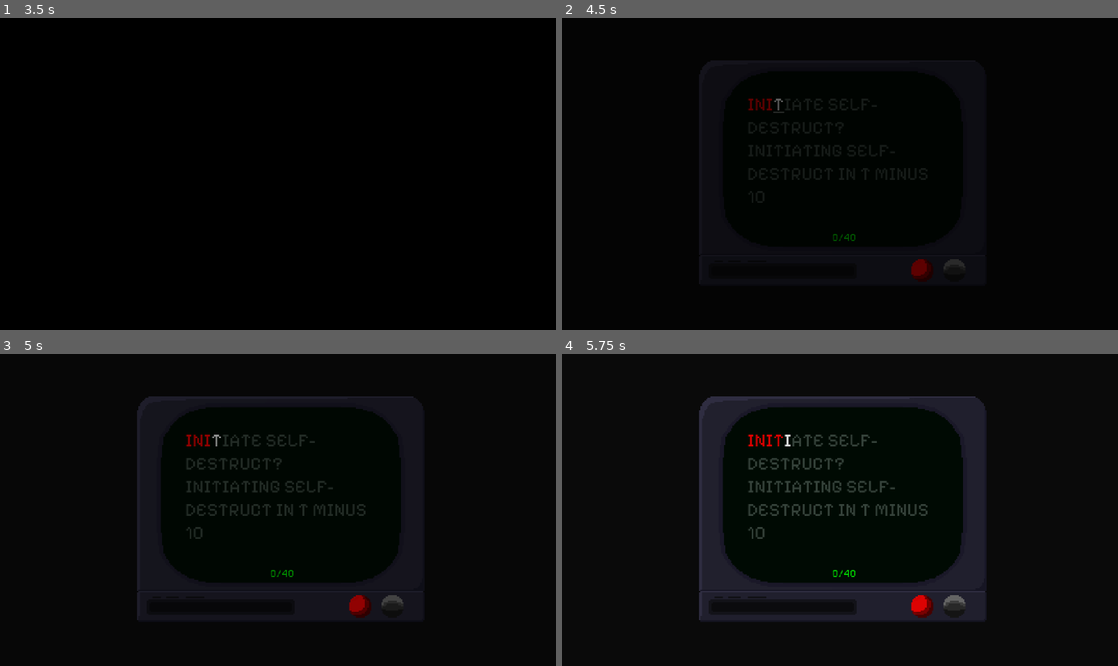
Above: before the commit, frames 1-4 (two rows, left to right).
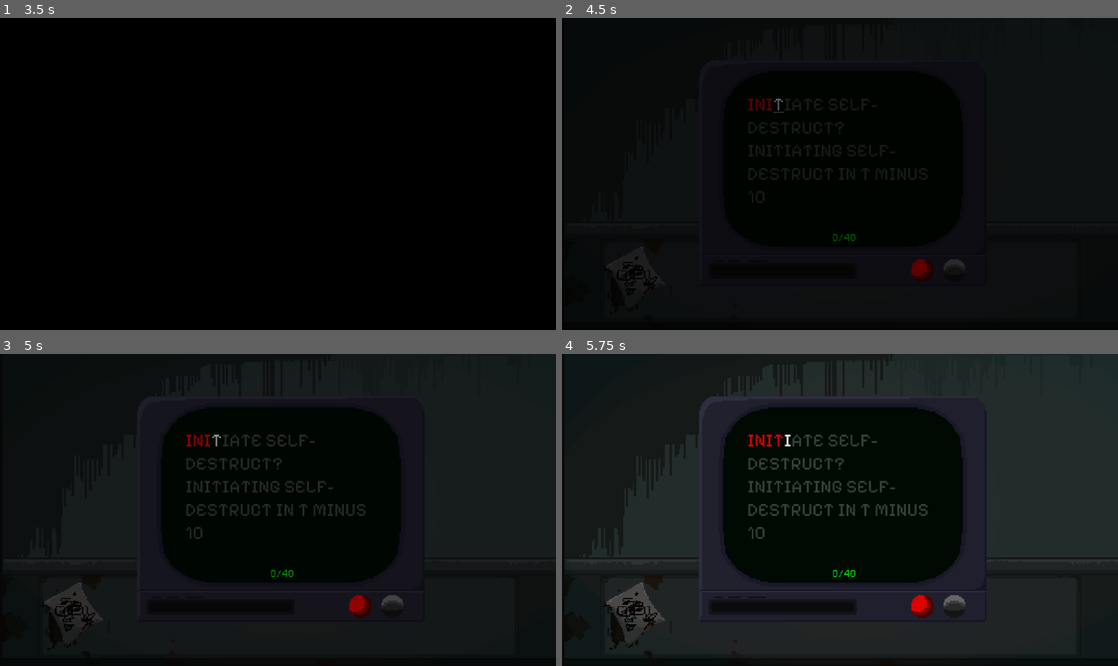
Above: after the commit, the same moments.

Repository: DarylBarrel1/human-error
Game: Godot game, scene res://scenes/menu.tscn
The game is run twice, just before and just after one commit, with the same random seed, the same clock (stepped at 60 frames per second) and the same inputs.
Inputs:
- Up to frame 1 (3.5 s): click "Start Game" at 0.5 s; click "Start Game" at 1.25 s; click "Start Game" at 2 s; click "Controls" at 2.75 s
- Up to frame 2 (4.5 s): tap Enter at 3.5 s; hold 1 (Door1_Lit) 3.53-4.28 s; tap Space (Zap) at 4.25 s; tap 2 (Door2_Lit) at 4.35 s
- Up to frame 3 (5 s): no input
- Up to frame 4 (5.75 s): tap Enter at 5 s; hold 3 (Door3_Lit) from 5.03 s (still down)

Frame 1 is identical in both runs. In frame 2, 0.4% of the frame differs, in the area x 8-19%, y 73-86%; in frame 3, 1.1%; in frame 4, 39%, in the area x 0-100%, y 0-97%.

Commit message:
adding the background

Diff:
--- a/scenes/monitor.tscn
+++ b/scenes/monitor.tscn
@@ -3,6 +3,7 @@
 [ext_resource type="Texture2D" uid="uid://c82pna1nn4j6n" path="res://assets/objects/monitor_background.png" id="1_3jcr0"]
 [ext_resource type="Texture2D" uid="uid://d1atggf40y5sh" path="res://assets/objects/monitor.png" id="1_gnqr3"]
 [ext_resource type="Script" uid="uid://blhgb8isbgpbk" path="res://scripts/monitor.gd" id="1_spe5c"]
+[ext_resource type="Texture2D" uid="uid://cnpyommn0tl6b" path="res://assets/objects/background.png" id="4_05xvg"]
 [ext_resource type="FontFile" uid="uid://d3jtcfuop2v6r" path="res://assets/fonts/PixelifySans-Regular.ttf" id="4_bvax4"]
 [ext_resource type="FontFile" uid="uid://d012ceqkbt0a7" path="res://assets/fonts/PixelifySans-Bold.ttf" id="5_cdfrg"]
 [ext_resource type="AudioStream" uid="uid://c04cttd576ijc" path="res://assets/audios/typing/Key4.wav" id="9_1ggaw"]
@@ -23,6 +24,11 @@
 position = Vector2(240, 145)
 scale = Vector2(1.2045454, 1.2045455)
 texture = ExtResource("1_gnqr3")
+
+[node name="Background" type="Sprite2D" parent="." unique_id=120186358]
+z_index = -10
+position = Vector2(242, 134)
+texture = ExtResource("4_05xvg")
 
 [node name="MonitorText" type="RichTextLabel" parent="." unique_id=1956140105]
 offset_left = 160.0
Binary file added: assets/objects/background.ase
Binary file added: assets/objects/background.png
Not shown, added: assets/objects/background.png.import
